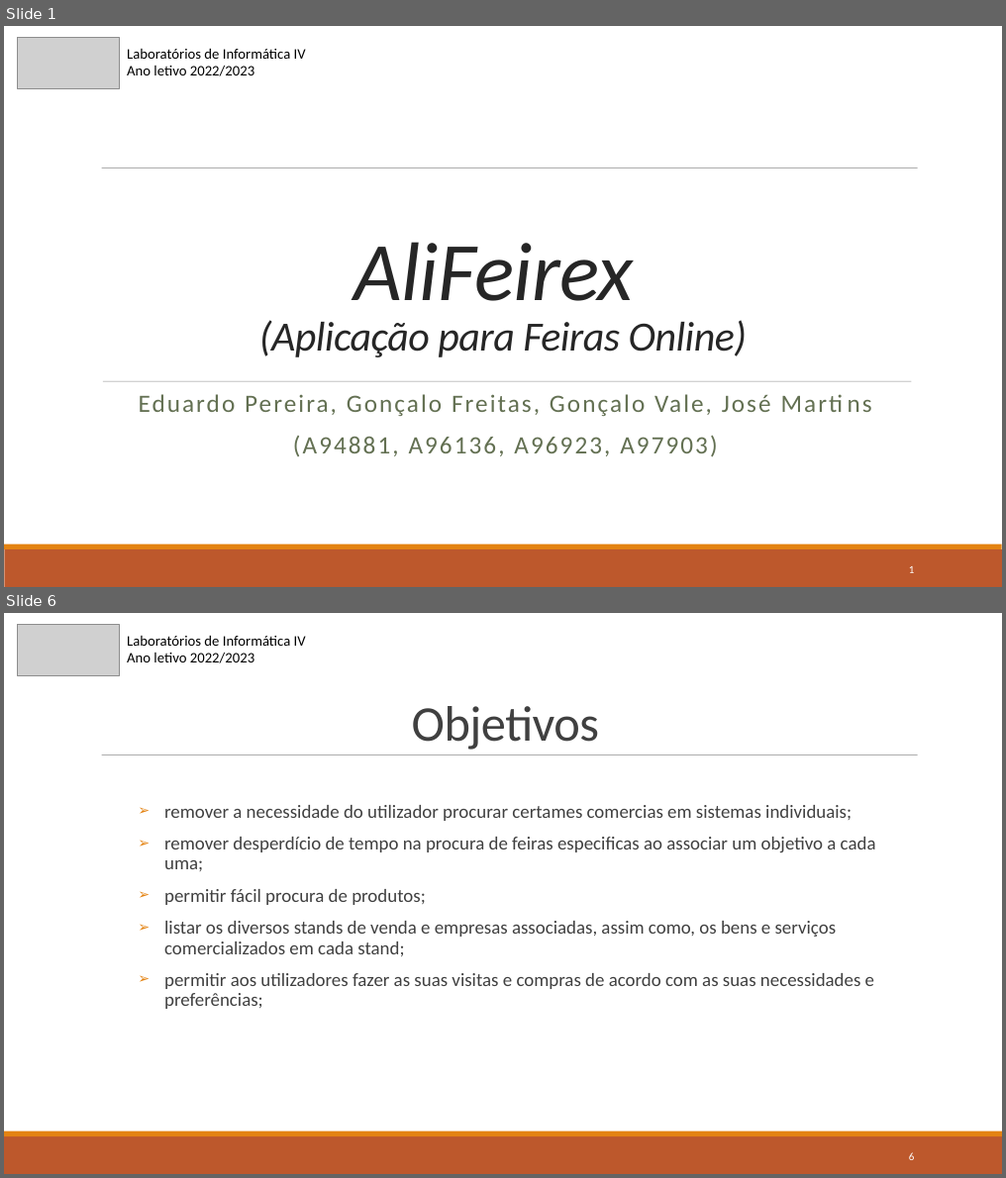
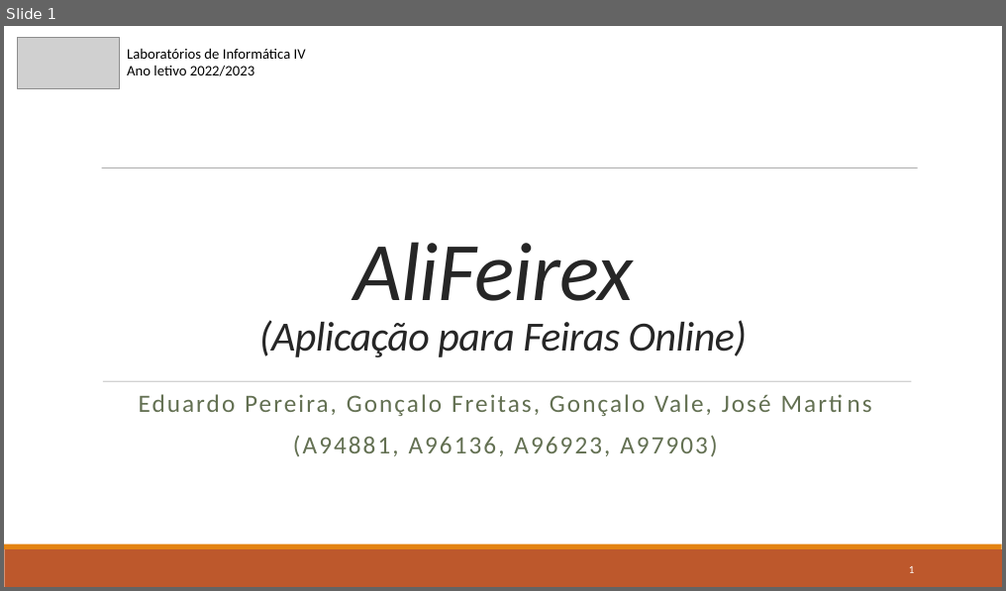
Before and after one commit to gugafreitas/LEI, a slide deck: 3rd/LI4/Entregas Intermédias/Checkpoint1.pptx. Shown one above the other, each under a label of ours: slides 1 and 6 before the commit, slide 1 after it; the slides between them are not shown. The pictures are 1006x1178 and 1006x591 pixels, drawn with LibreOffice and Linux fonts; fonts in the diff are those of the drawing; grey boxes stand for pictures. Boxes give left, top, right and bottom in pixels: in the first picture for what was removed or moved away, otherwise in the second. Text is boxed around its words. In the diff, an @@ line names an element or a change of style, - is before the commit and + after.

```diff
--- a/3rd/LI4/Entregas Intermédias/Checkpoint1.pptx
+++ b/3rd/LI4/Entregas Intermédias/Checkpoint1.pptx
@@ slide 6 removed at [4, 613, 1002, 1174], background #FFFFFF; not listed: 3 template elements that a slide beside it also shows @@
@@ picture removed at [18, 624, 119, 675] @@
@@ text removed at [127, 635, 306, 663] @@
-Laboratórios de Informática IV
-Ano letivo 2022/2023
@@ title removed at [412, 706, 599, 750] @@
-Objetivos
@@ text removed at [164, 805, 876, 1009] @@
-  ➢ remover a necessidade do utilizador procurar certames comercias em sistemas individuais;
-  ➢ remover desperdício de tempo na procura de feiras especificas ao associar um objetivo a cada uma;
-  ➢ permitir fácil procura de produtos;
-  ➢ listar os diversos stands de venda e empresas associadas, assim como, os bens e serviços comercializados em cada stand;
-  ➢ permitir aos utilizadores fazer as suas visitas e compras de acordo com as suas necessidades e preferências;
@@ page number removed at [909, 1153, 915, 1160] @@
-6
```
Also in this commit, not shown: 1 slide changed, 2 slides added, 8 other slides removed, 1 other file.
